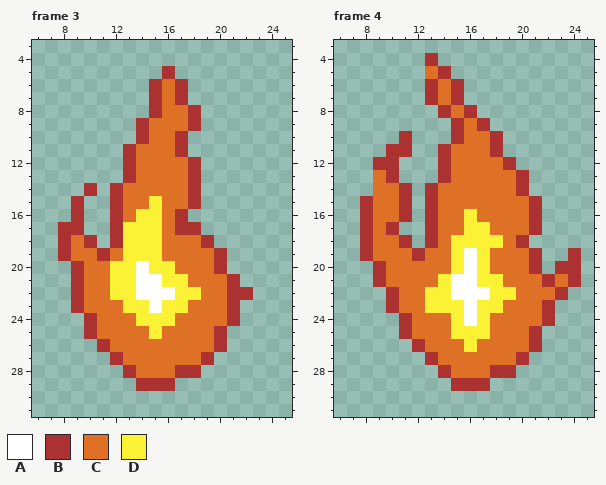
Pixel-art file: Assets/Sprites/flame_animation.aseprite. This is how it looked before the edit.
32x32 pixels, 4 frames. Shown: frame 3: x 6..25, y 3..31; frame 4: x 6..25, y 3..31.
Palette (. is transparent): A #ffffff  B #ac3232  C #df7126  D #fbf236
Pixels before, frame 3, first column x 8:
 5 ........B......
 6 .......BCB.....
 7 .......BCB.....
 8 .......BCCB....
 9 ......BCCCB....
10 ......BCCB.....
11 .....BCCCB.....
12 .....BCCCCB....
13 .....BCCCCB....
14 ..B.BCCCCCB....
15 .B..BCCDCCB....
16 .B..BCDDCB.....
17 BB..BDDDCBB....
18 BCB.BDDDCCCB...
19 BCCBCDDDCCCCB..
20 .BCCDDADDCCCB..
21 .BCCDDAADDCCCB.
22 .BCCDDAAADDCCBB
23 .BCCCDDADDCCCB.
24 ..BCCCDDDCCCCB.
25 ..BCCCCDCCCCB..
26 ...BCCCCCCCCB..
27 ....BCCCCCCB...
28 .....BCCCBB....
29 ......BBB......
Pixels before, frame 4, first column x 8:
 4 .....B...........
 5 .....CB..........
 6 .....BCB.........
 7 .....BCB.........
 8 ......BCB........
 9 .......BCB.......
10 ...B...BCCB......
11 ..BB..BCCCB......
12 .BB...BCCCCB.....
13 .CB...BCCCCCB....
14 .CCB.BCCCCCCB....
15 BCCB.BCCCCCCCB...
16 BCCB.BCCDCCCCB...
17 BCB..BCCDDCCCB...
18 BCCB.BCDDDDCB....
19 BCCCBCCDADCCCB..B
20 .BCCCCCDADCCCB.BB
21 .BCCCCDAADDCCCBCB
22 ..BCCDDAAADDCCCB.
23 ..BCCDDDADDCCCB..
24 ...BCCCDADCCCCB..
25 ...BCCCDDDCCCB...
26 ....BCCCDCCCCB...
27 .....BCCCCCCB....
28 ......BCCCBB.....
29 .......BBB.......
And afterwards:
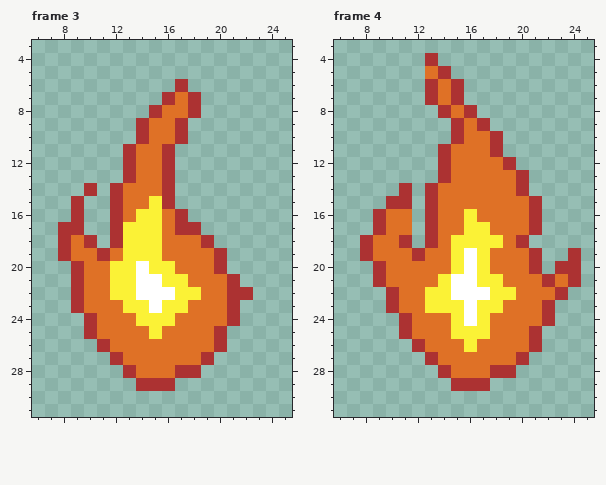
The commit says: Added water droplette animation
Diff:
Frame 3:
y 5: x 16 B -> .
y 6: x 15..16 BC -> ..
y 7: x 15..18 BCB. -> .BCB
y 9: x 17..18 CB -> B.
y 11: x 16..17 CB -> B.
y 12..15: x 16..18 CCB -> B..
Frame 4:
y 10: x 11 B -> .
y 11: x 10..11 BB -> ..
y 12: x 9..10 BB -> ..
y 13: x 9..10 CB -> ..
y 14: x 9..10 CC -> ..
y 15: x 8..10 BCC -> ..B
y 16: x 8..9 BC -> .B; x 11 B -> C
y 17: x 8..11 BCB. -> .BCC
